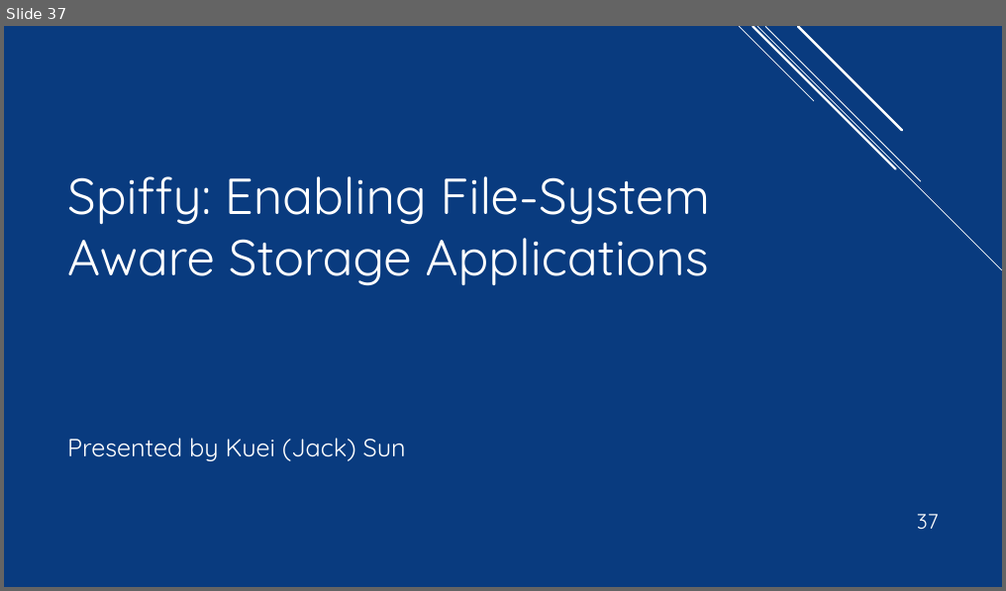
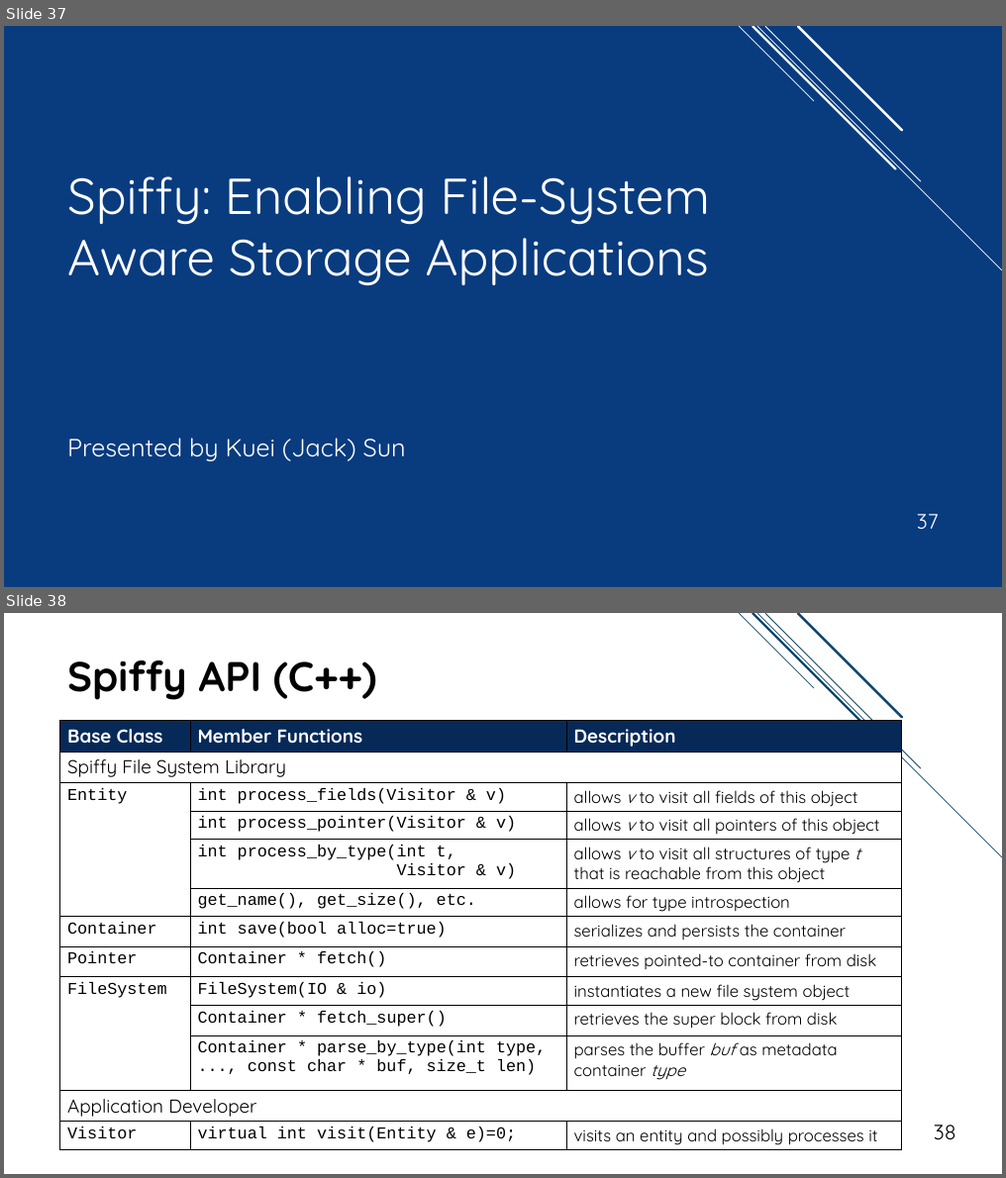
Before and after one commit to jacksun007/spiffy-paper, a slide deck: talk/spiffy_talk.pptx. Shown one above the other, each under a label of ours: slide 37 before the commit, slides 37 and 38 after it. The pictures are 1006x591 and 1006x1178 pixels, drawn with LibreOffice and Linux fonts; fonts in the diff are those of the drawing. Boxes give left, top, right and bottom in pixels: in the first picture for what was removed or moved away, otherwise in the second. Text is boxed around its words. In the diff, an @@ line names an element or a change of style, - is before the commit and + after.

Commit message:
added backup slide for Spiffy API and Generic Traversal

```diff
--- a/talk/spiffy_talk.pptx
+++ b/talk/spiffy_talk.pptx
@@ slide 38 added at (x1=4, y1=613, x2=1002, y2=1174), background #FFFFFF @@
@@ group added at (x1=740, y1=613, x2=1002, y2=858): 5 lines @@
@@ title added at (x1=67, y1=661, x2=377, y2=700), 40 pt, text #000000, bold @@
+Spiffy API (C++)
@@ table added at (x1=60, y1=721, x2=902, y2=1150), 13 rows, 3 columns @@
+Base Class | Member Functions | Description
+Spiffy File System Library |  | 
+Entity | int process_fields(Visitor & v) | allows v to visit all fields of this object
+ | int process_pointer(Visitor & v) | allows v to visit all pointers of this object
+ | int process_by_type(int t, / Visitor & v) | allows v to visit all structures of type t that is reachable from this object
+ | get_name(), get_size(), etc. | allows for type introspection
+Container | int save(bool alloc=true) | serializes and persists the container
+Pointer | Container * fetch() | retrieves pointed-to container from disk
+FileSystem | FileSystem(IO & io) | instantiates a new file system object
+ | Container * fetch_super() | retrieves the super block from disk
+ | Container * parse_by_type(int type, / ..., const char * buf, size_t len) | parses the buffer buf as metadata container type
+Application Developer |  | 
+Visitor | virtual int visit(Entity & e)=0; | visits an entity and possibly processes it
@@ page number added at (x1=934, y1=1125, x2=956, y2=1141), 20 pt, text #000000 @@
+38
```
Also in this commit, not shown: 12 slides changed, 4 other slides added.
